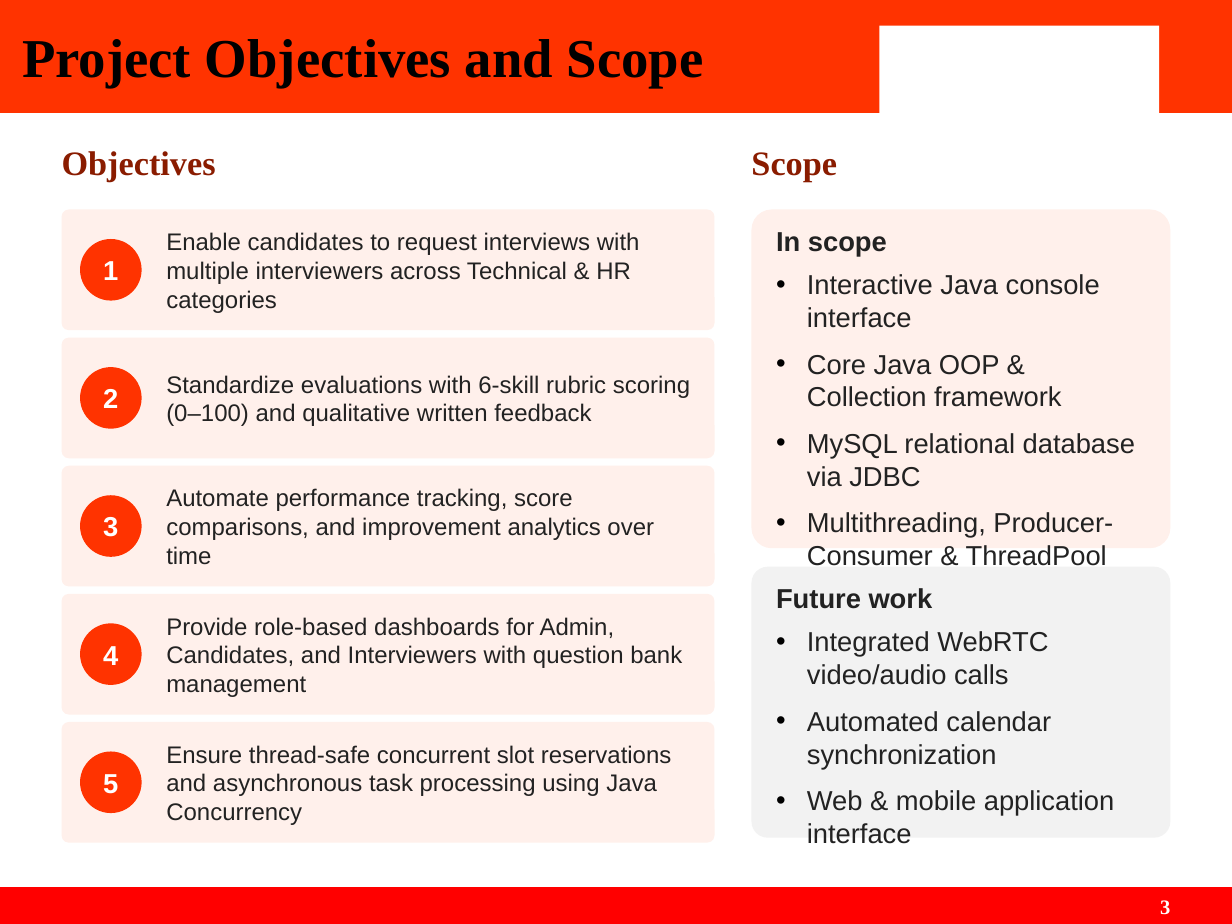
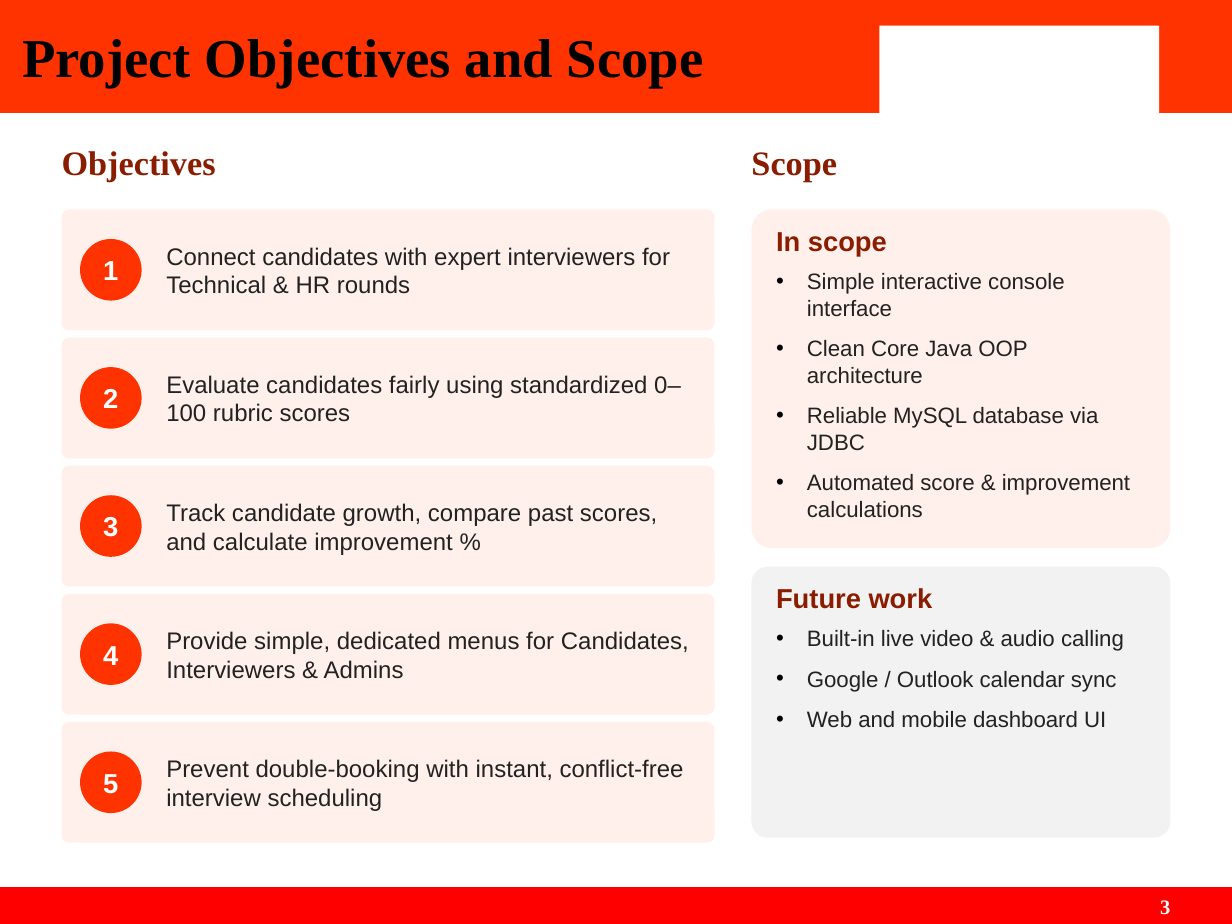
Before and after one commit to Siddhika2805/backend, a slide deck: slide 3 of InterviewHub_Presentation.pptx. Drawn at 1232x924 pixels with LibreOffice and Linux fonts; fonts in the diff are those of the drawing; background and template pictures are left out. Boxes give left, top, right and bottom in pixels: in the first picture for what was removed or moved away, otherwise in the second. Text is boxed around its words. In the diff, an @@ line names an element or a change of style, - is before the commit and + after.

Commit message:
docs(presentation): simplify objectives, update Feature 4 to Admin & Question Bank, and add 6-step user journey slide

```diff
--- a/InterviewHub_Presentation.pptx
+++ b/InterviewHub_Presentation.pptx
@@ text at [776, 232, 887, 257]: text colour #222222 to #8A1C00 in "In scope" @@
@@ text at [166, 247, 670, 294]: text changed @@
-Enable candidates to request interviews with multiple interviewers across Technical & HR categories
+Connect candidates with expert interviewers for Technical & HR rounds
@@ text at [807, 273, 1130, 518]: text changed; size 16 to 13 pt @@
-• Interactive Java console interface
-• Core Java OOP & Collection framework
-• MySQL relational database via JDBC
-• Multithreading, Producer-Consumer & ThreadPool
+• Simple interactive console interface
+• Clean Core Java OOP architecture
+• Reliable MySQL database via JDBC
+• Automated score & improvement calculations
@@ text at [166, 375, 681, 422]: text changed @@
-Standardize evaluations with 6-skill rubric scoring (0–100) and qualitative written feedback
+Evaluate candidates fairly using standardized 0–100 rubric scores
@@ text at [166, 503, 657, 555]: text changed @@
-Automate performance tracking, score comparisons, and improvement analytics over time
+Track candidate growth, compare past scores, and calculate improvement %
@@ text at [776, 588, 933, 609]: text colour #222222 to #8A1C00 in "Future work" @@
@@ text at [166, 631, 689, 679]: text changed @@
-Provide role-based dashboards for Admin, Candidates, and Interviewers with question bank management
+Provide simple, dedicated menus for Candidates, Interviewers & Admins
@@ text at [807, 630, 1124, 728]: text changed; size 16 to 13 pt @@
-• Integrated WebRTC video/audio calls
-• Automated calendar synchronization
-• Web & mobile application interface
+• Built-in live video & audio calling
+• Google / Outlook calendar sync
+• Web and mobile dashboard UI
@@ text at [166, 759, 684, 811]: text changed @@
-Ensure thread-safe concurrent slot reservations and asynchronous task processing using Java Concurrency
+Prevent double-booking with instant, conflict-free interview scheduling
```
Also in this commit, not shown: 2 other slides changed, 1 other file.
